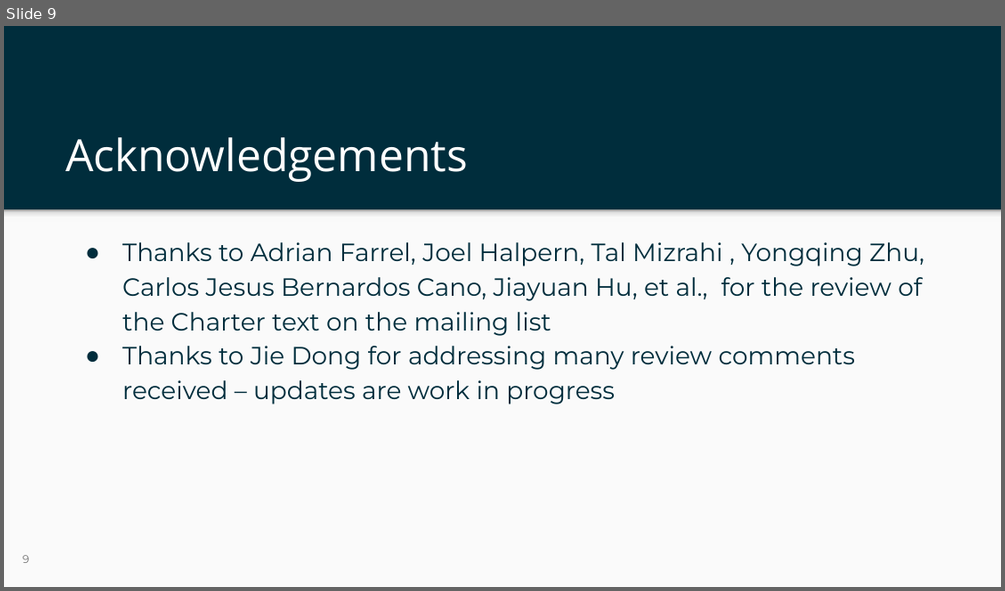
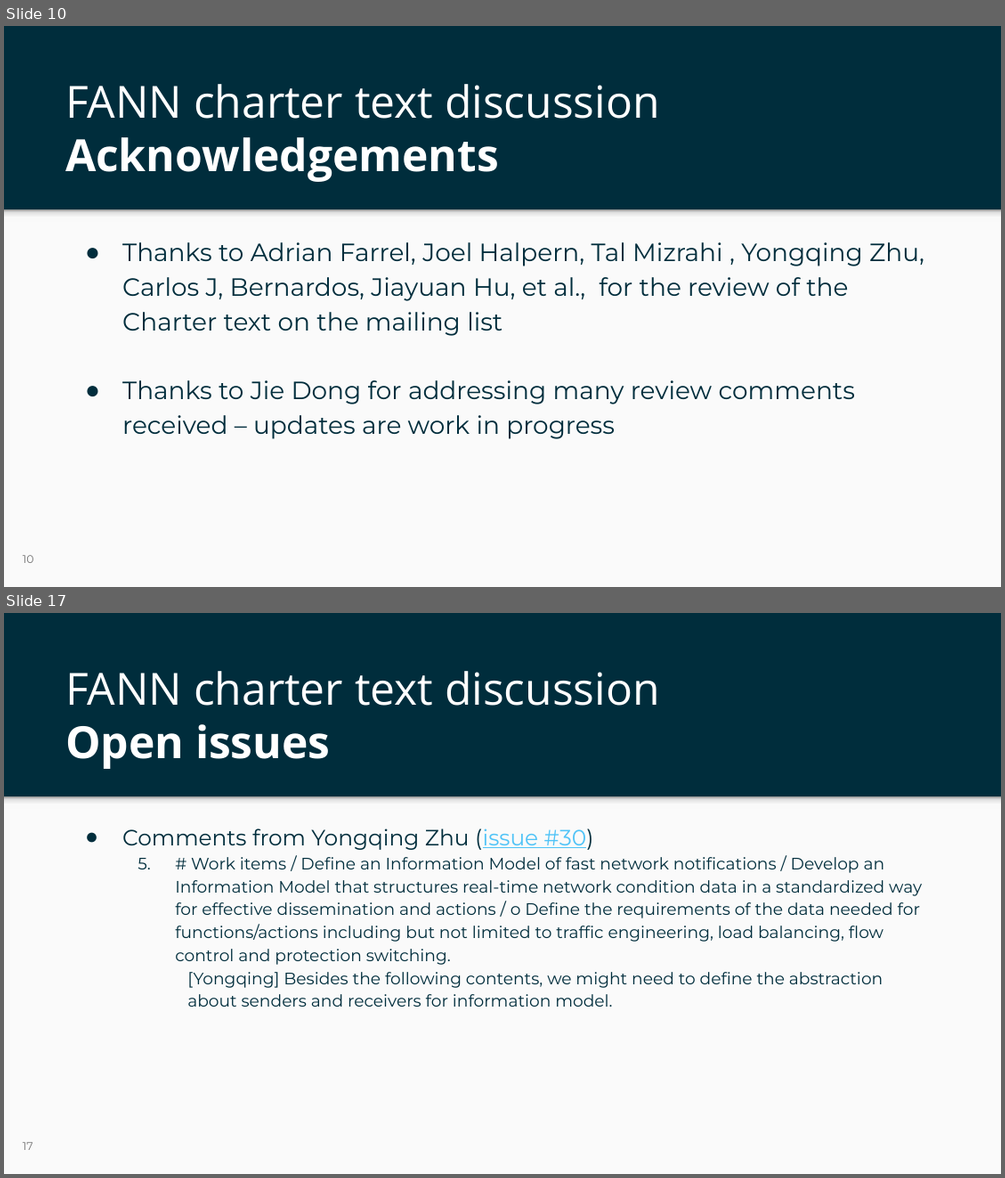
Before and after one commit to Yingzhen-ietf/FANN-charter, a slide deck: ietf-125-fann-slides.pptx. Shown one above the other, each under a label of ours: slide 9 before the commit, slides 10 and 17 after it; the slides between them are not shown. The pictures are 1005x591 and 1005x1178 pixels, drawn with LibreOffice and Linux fonts; fonts in the diff are those of the drawing; background and template pictures are left out. Boxes give left, top, right and bottom in pixels: in the first picture for what was removed or moved away, otherwise in the second. Text is boxed around its words. In the diff, an @@ line names an element or a change of style, - is before the commit and + after.

```diff
--- a/ietf-125-fann-slides.pptx
+++ b/ietf-125-fann-slides.pptx
@@ slide 17 added at bbox=[4, 613, 1001, 1174], background #002D3C; not listed: 2 template elements that a slide beside it also shows @@
@@ title added at bbox=[65, 671, 660, 769], 32 pt, text #FFFFFF @@
+FANN charter text discussion
+Open issues
@@ text added at bbox=[122, 828, 922, 1006], 12 pt, text #002D3C @@
+● Comments from Yongqing Zhu (issue #30)
+  5. # Work items / Define an Information Model of fast network notifications / Develop an Information Model that structures real-time network condition data in a standardized way for effective dissemination and actions / o Define the requirements of the data needed for functions/actions including but not limited to traffic engineering, load balancing, flow control and protection switching.
+    [Yongqing] Besides the following contents, we might need to define the abstraction about senders and receivers for information model.
@@ page number added at bbox=[23, 1142, 33, 1150], 8 pt, text #737373 @@
+17
@@ what was slide 9 is now slide 10 @@
@@ slide 10 changed as well @@
@@ title at bbox=[65, 84, 660, 182]: text changed @@
-Acknowledgements
+FANN charter text discussion Acknowledgements
@@ text at bbox=[122, 242, 924, 336]: text changed @@
-● Thanks to Adrian Farrel, Joel Halpern, Tal Mizrahi , Yongqing Zhu, Carlos Jesus Bernardos Cano, Jiayuan Hu, et al., for the review of the Charter text on the mailing list
+● Thanks to Adrian Farrel, Joel Halpern, Tal Mizrahi , Yongqing Zhu, Carlos J, Bernardos, Jiayuan Hu, et al., for the review of the Charter text on the mailing list
@@ page number at bbox=[23, 555, 34, 563]: text changed @@
-9
+10
```
Also in this commit, not shown: 6 other slides changed, 7 other slides added.
